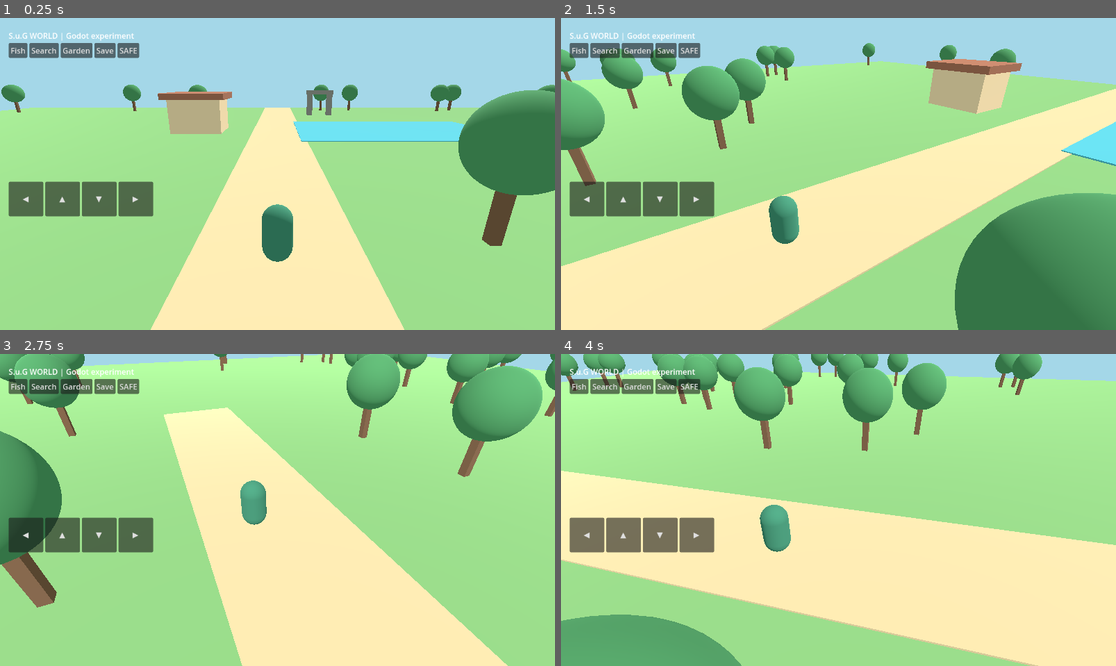
Above: before the commit, frames 1-4 (two rows, left to right).
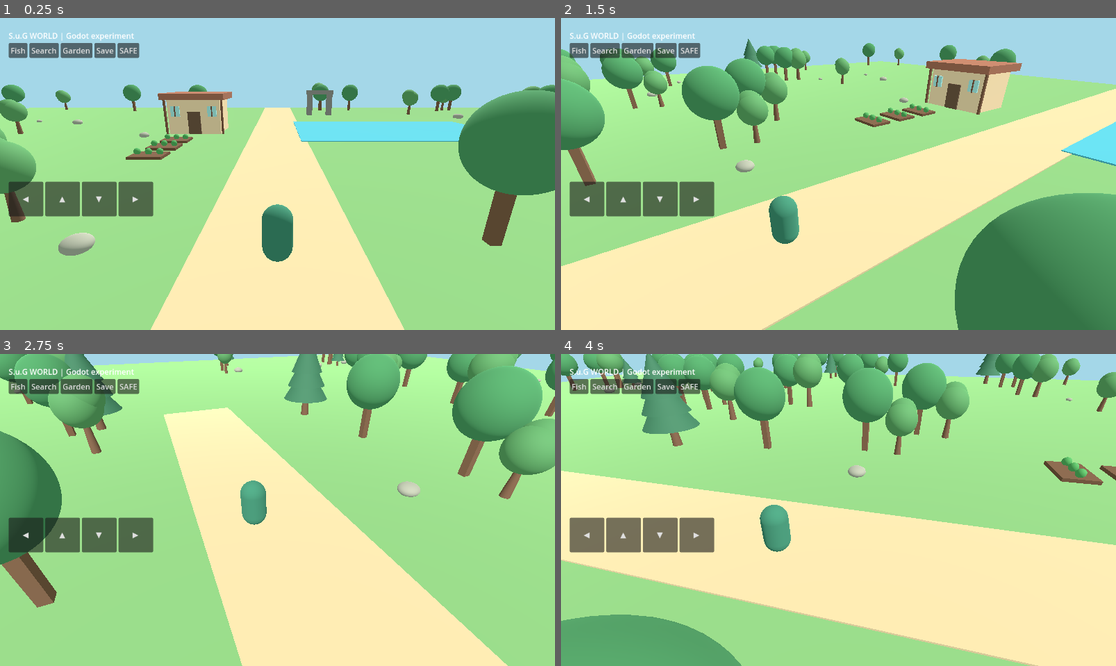
Above: after the commit, the same moments.

Repository: koji06ochi-ship-it/SUG-WORLD-3D
Game: Godot game, scene res://main.tscn
Same seed, same stepped clock (60 frames per second), same inputs: the game is played once before the commit and once after it.
Inputs (mouse positions are in pixels of both pictures, inside the frame that each line leads up to):
- Up to frame 1 (0.25 s): no input
- Up to frame 2 (1.5 s): move the mouse to (960, 158) at 0.52 s; hold D 0.53-1.25 s; click (960, 158) at 0.67 s; drag from (727, 189) to (810, 236) at 1.27 s
- Up to frame 3 (2.75 s): move the mouse to (333, 441) at 2.02 s; hold D from 2.03 s (still down)
- Up to frame 4 (4 s): release D at 2.75 s; drag from (810, 572) to (672, 463) at 2.77 s; move the mouse to (1005, 556) at 3.52 s; hold A from 3.53 s (still down)

The runs differ from the first frame. In frame 1, 3.0% of the frame differs, in the area x 0-98%, y 20-77%; in frame 2, 3.3%; in frame 3, 5.1%; in frame 4, 5.9%, in the area x 6-100%, y 0-43%.

Commit message:
Integrate procedural WORLD environment art pass into iPhone scene

Diff:
--- a/valley.gd
+++ b/valley.gd
@@ -19,6 +19,7 @@
 
 func _ready() -> void:
     _create_environment()
+    WorldArtPass.install(self)
     _create_player()
     _create_ui()
     set_process_unhandled_input(true)
